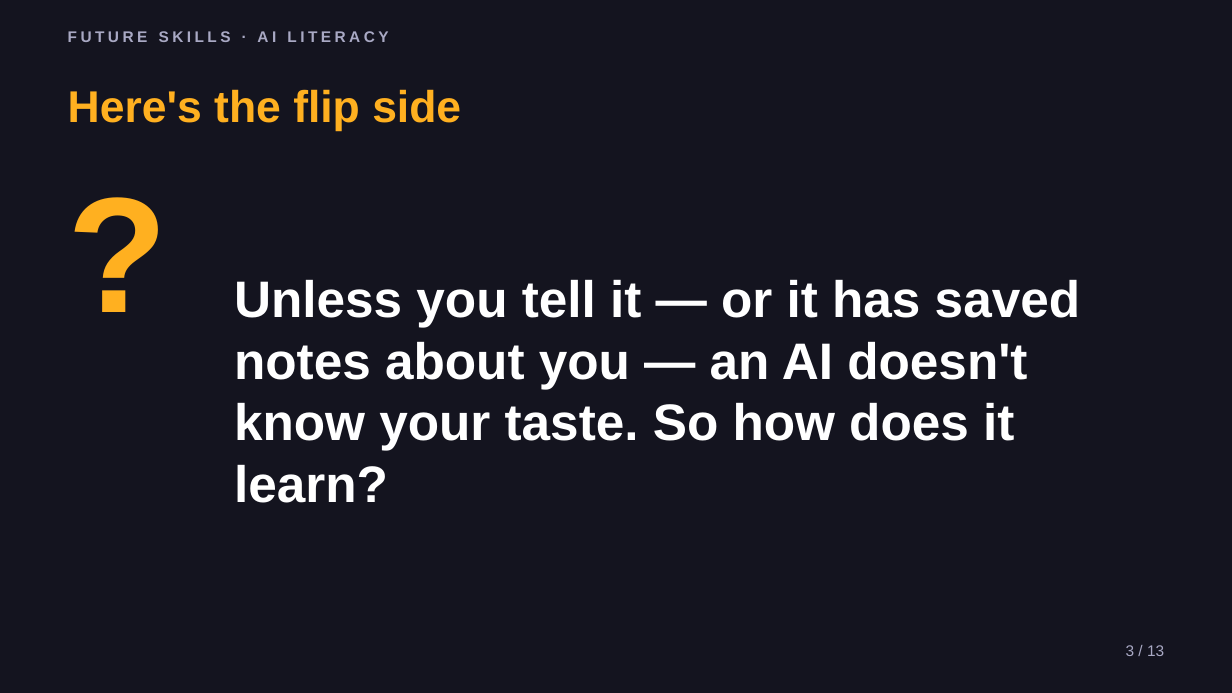
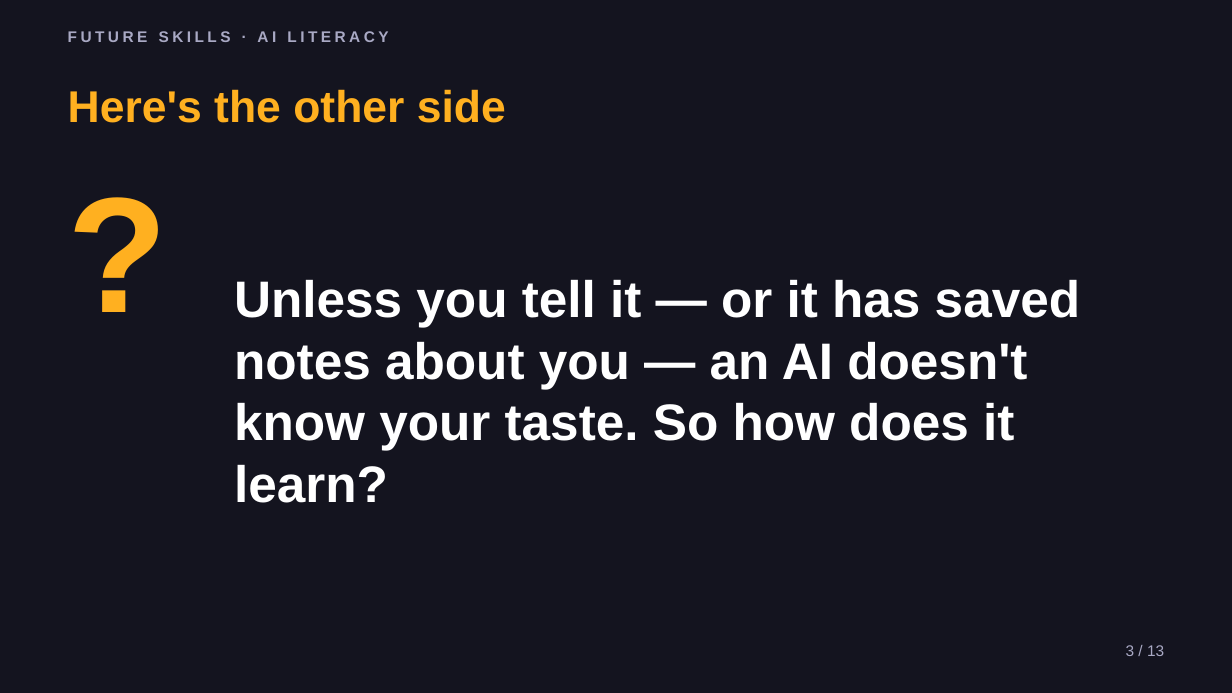
Before and after one commit to phiunit/tptphi, a slide deck: slide 3 of products/ai-taste-file/dist/Teach AI Your Taste - Slides.pptx. Drawn at 1232x693 pixels with LibreOffice and Linux fonts; fonts in the diff are those of the drawing. Boxes give left, top, right and bottom in pixels: in the first picture for what was removed or moved away, otherwise in the second. Text is boxed around its words. In the diff, an @@ line names an element or a change of style, - is before the commit and + after.

```diff
--- a/products/ai-taste-file/dist/Teach AI Your Taste - Slides.pptx
+++ b/products/ai-taste-file/dist/Teach AI Your Taste - Slides.pptx
@@ text at (x1=68, y1=89, x2=506, y2=123): text changed @@
-Here's the flip side
+Here's the other side
```
Also in this commit, not shown: 2 other slides changed, 54 other files.
